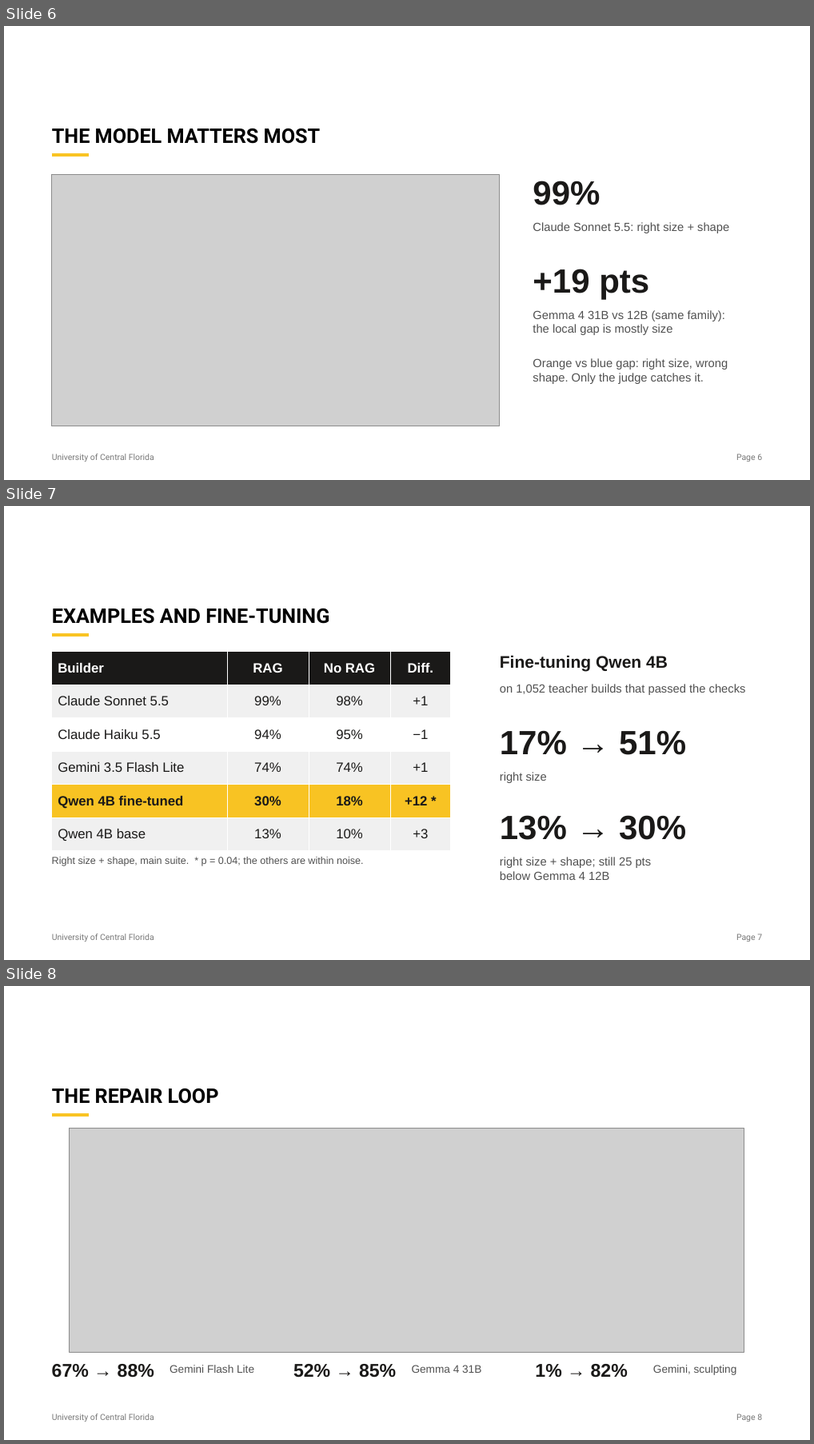
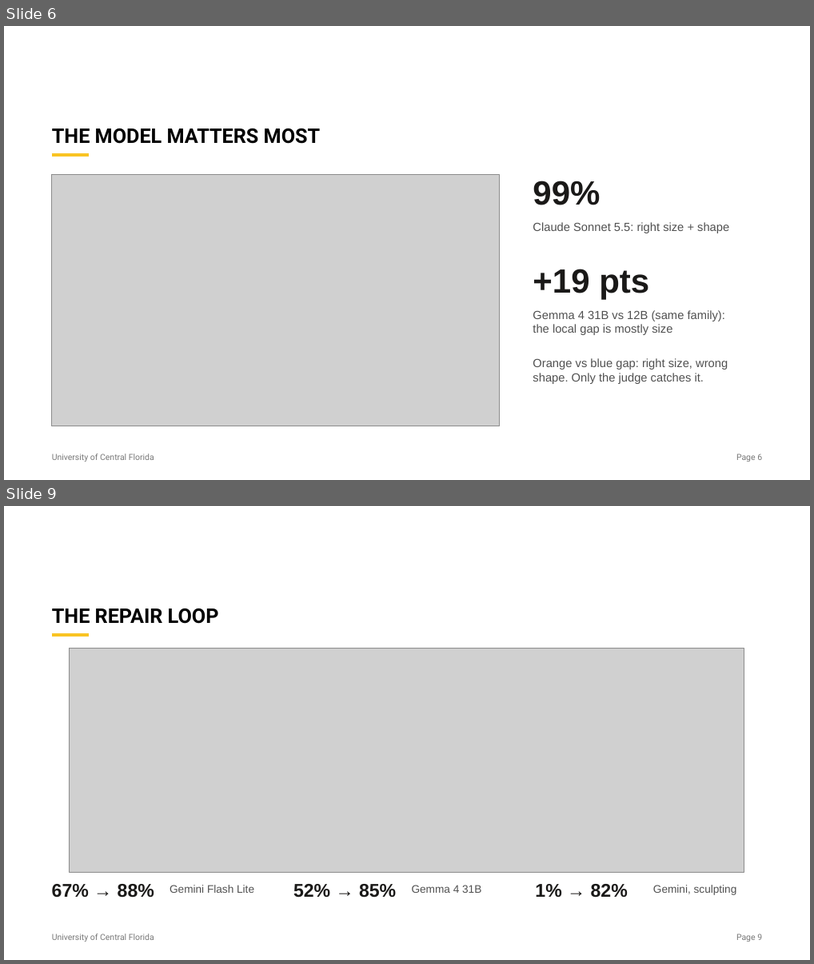
Before and after one commit to mclaager/CAP6938-STL_Agent, a slide deck: deliverables/presentation/stl_agent_talk.pptx. Shown one above the other, each under a label of ours: slides 6, 7 and 8 before the commit, slides 6 and 9 after it; the slides between them are not shown. The pictures are 814x1444 and 814x964 pixels, drawn with LibreOffice and Linux fonts; fonts in the diff are those of the drawing; grey boxes stand for pictures. Boxes give left, top, right and bottom in pixels: in the first picture for what was removed or moved away, otherwise in the second. Text is boxed around its words. In the diff, an @@ line names an element or a change of style, - is before the commit and + after.

```diff
--- a/deliverables/presentation/stl_agent_talk.pptx
+++ b/deliverables/presentation/stl_agent_talk.pptx
@@ slide 7 removed at (x1=4, y1=506, x2=810, y2=960), background #FFFFFF; not listed: 3 template elements that a slide beside it also shows @@
@@ title removed at (x1=52, y1=608, x2=330, y2=624) @@
-EXAMPLES AND FINE-TUNING
@@ table removed at (x1=52, y1=651, x2=451, y2=851), 6 rows, 4 columns @@
-Builder | RAG | No RAG | Diff.
-Claude Sonnet 5.5 | 99% | 98% | +1
-Claude Haiku 5.5 | 94% | 95% | −1
-Gemini 3.5 Flash Lite | 74% | 74% | +1
-Qwen 4B fine-tuned | 30% | 18% | +12 *
-Qwen 4B base | 13% | 10% | +3
@@ text removed at (x1=500, y1=655, x2=668, y2=671) @@
-Fine-tuning Qwen 4B
@@ text removed at (x1=500, y1=684, x2=746, y2=695) @@
-on 1,052 teacher builds that passed the checks
@@ text removed at (x1=500, y1=730, x2=686, y2=755) @@
-17% → 51%
@@ text removed at (x1=500, y1=772, x2=547, y2=783) @@
-right size
@@ text removed at (x1=500, y1=815, x2=686, y2=840) @@
-13% → 30%
@@ text removed at (x1=52, y1=856, x2=364, y2=866) @@
-Right size + shape, main suite. * p = 0.04; the others are within noise.
@@ text removed at (x1=500, y1=856, x2=652, y2=880) @@
-right size + shape; still 25 pts
-below Gemma 4 12B
@@ what was slide 8 is now slide 9 @@
```
Also in this commit, not shown: 4 slides added, 2 other slides removed, 2 other files.
